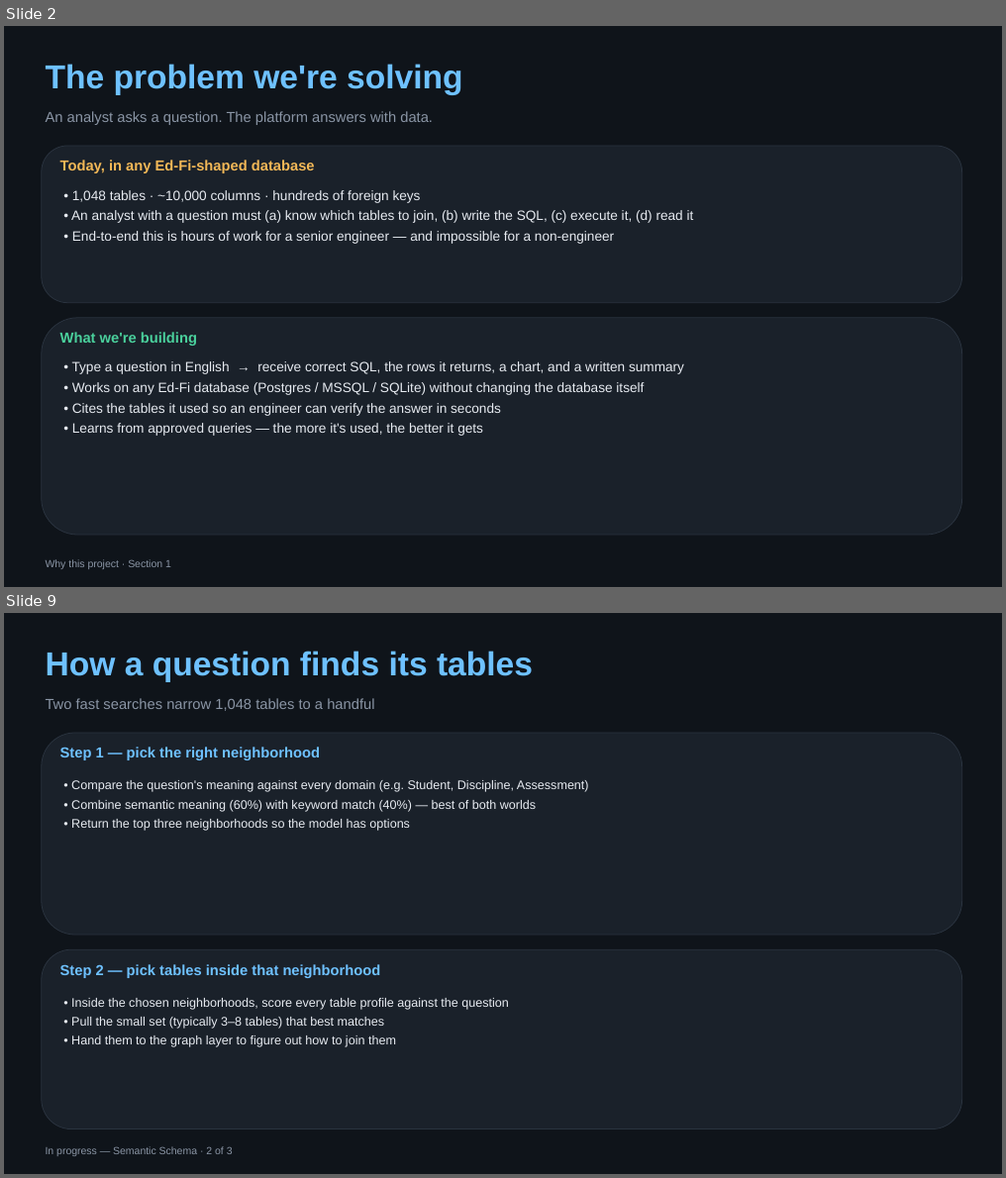
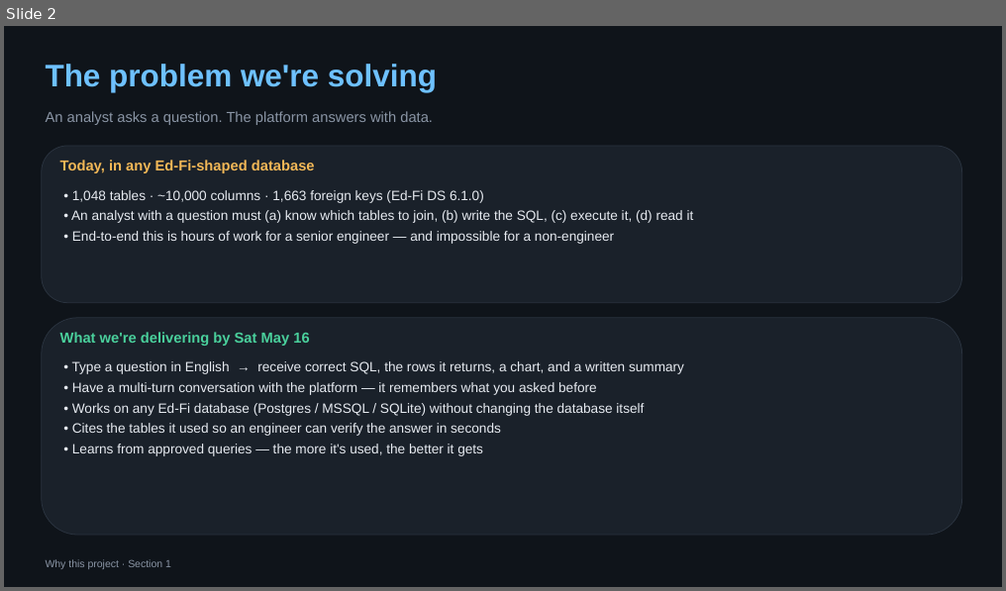
Before and after one commit to bharatmohanthakur/heavy_text2sql, a slide deck: docs/architecture_deck.pptx. Shown one above the other, each under a label of ours: slides 2 and 9 before the commit, slide 2 after it; the slides between them are not shown. The pictures are 1006x1178 and 1006x591 pixels, drawn with LibreOffice and Linux fonts; fonts in the diff are those of the drawing. Boxes give left, top, right and bottom in pixels: in the first picture for what was removed or moved away, otherwise in the second. Text is boxed around its words. In the diff, an @@ line names an element or a change of style, - is before the commit and + after.

```diff
--- a/docs/architecture_deck.pptx
+++ b/docs/architecture_deck.pptx
@@ slide 9 removed at [4, 613, 1002, 1174], background #0F141A @@
@@ text removed at [46, 651, 533, 682] @@
-How a question finds its tables
@@ text removed at [46, 698, 374, 711] @@
-Two fast searches narrow 1,048 tables to a handful
@@ rounded rectangle removed at [42, 733, 962, 935] @@
@@ text removed at [60, 747, 320, 761] @@
-Step 1 — pick the right neighborhood
@@ text removed at [71, 780, 589, 831] @@
-• Compare the question's meaning against every domain (e.g. Student, Discipline, Assessment)
-• Combine semantic meaning (60%) with keyword match (40%) — best of both worlds
-• Return the top three neighborhoods so the model has options
@@ rounded rectangle removed at [42, 950, 962, 1130] @@
@@ text removed at [60, 964, 381, 978] @@
-Step 2 — pick tables inside that neighborhood
@@ text removed at [71, 998, 509, 1048] @@
-• Inside the chosen neighborhoods, score every table profile against the question
-• Pull the small set (typically 3–8 tables) that best matches
-• Hand them to the graph layer to figure out how to join them
@@ text removed at [46, 1147, 233, 1157] @@
-In progress — Semantic Schema · 2 of 3
@@ slide 2 changed as well @@
@@ text "The problem we're solving" at [46, 64, 437, 92]: size 32 to 30 pt @@
@@ text at [72, 190, 484, 203]: text changed @@
-• 1,048 tables · ~10,000 columns · hundreds of foreign keys
+• 1,048 tables · ~10,000 columns · 1,663 foreign keys (Ed-Fi DS 6.1.0)
@@ text at [60, 332, 309, 346]: text changed @@
-What we're building
+What we're delivering by Sat May 16
@@ text at [72, 382, 597, 395]: paragraph added @@
+• Have a multi-turn conversation with the platform — it remembers what you asked before
```
Also in this commit, not shown: 3 other slides changed, 18 slides added, 13 other slides removed, 1 other file.
